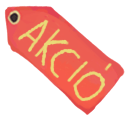
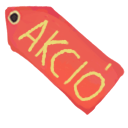
Before/after of a 128×128 layered artwork. What changed in the layer stack:
painted on "Text #1" over [56, 28, 102, 89]
